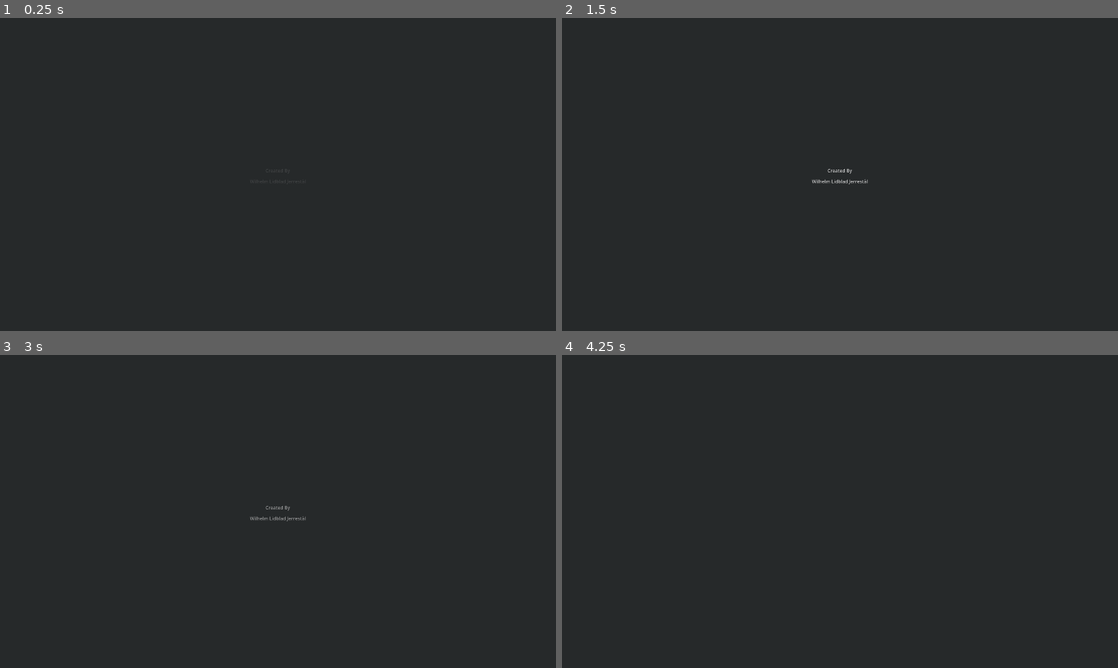
Above: before the commit, frames 1-4 (two rows, left to right).
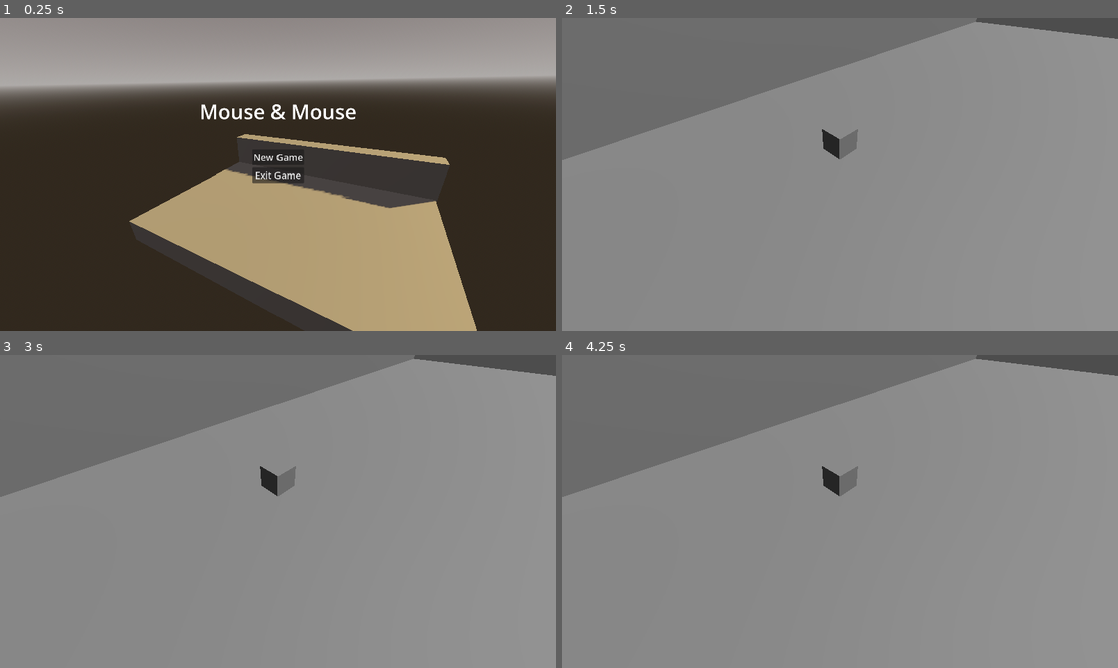
Above: after the commit, the same moments.

Repository: wi1helm/Mouse-Mouse
Game: Godot game, scene res://core/Main.tscn
Two runs of this game, one before a commit and one after it. Both use one fixed random seed, a clock stepped at 60 frames per second and the inputs below.
Inputs (mouse positions are in pixels of both pictures, inside the frame that each line leads up to):
- Up to frame 1 (0.25 s): no input
- Up to frame 2 (1.5 s): click (840, 158) at 0.5 s, where only the run after the commit has a clickable "New Game"; tap Enter at 1.25 s
- Up to frame 3 (3 s): tap Space at 2 s; tap Enter at 2.75 s
- Up to frame 4 (4.25 s): tap Space at 3.5 s

The runs differ from the first frame. In frame 1, 48% of the frame differs, in the area x 0-100%, y 0-100%; in frame 2, 100%; in frame 3, 100%; in frame 4, 100%.

Commit message:
Add Main Menu, Refactor
Add Main Menu, Refactor Context and State

Diff:
--- a/core/Context.gd
+++ b/core/Context.gd
@@ -1,6 +1,8 @@
 class_name Context
 
-var id: String
-
-func _init(id: String) -> void:
-	self.id = id
+# A class (more like a struct) for holding static refrences to the node tree in main scene.
+# Due to the State Class not extending node getting nodes by $UI or $World/Levels is not possible.
+var ui_layer: CanvasLayer
+var levels: Node3D
+var entities: Node3D
+var effects: Node3D
--- a/core/Main.gd
+++ b/core/Main.gd
@@ -1,34 +1,30 @@
+# Main.gd — stays exactly this slim, forever
 extends Node
 
 var current_state: State = null
+var context: Context = Context.new()
 
 func _ready() -> void:
-	# get the ui node using string refrence
-	var ui_node: CanvasLayer = $UI
-	if (ui_node == null): return
+	context.ui_layer = $UI
+	context.levels = $World/Levels
+	context.entities = $World/Entities
+	context.effects = $World/Effects
 
-	# Create the context structure using our target layer
-	# Pass the configured context directly into our starting state
-	current_state = StartState.new(StartContext.new(ui_node))
-	if (current_state == null): return
-
-	# Initialize our newly created state loop
+	#current_state = StartState.new(context)
+	current_state = MainMenuState.new(context)
 	current_state.enter()
 
 func _process(delta: float) -> void:
-	# if no state do nothing. (exit the program i guess)
-	if (current_state == null):
+	if current_state == null:
 		get_tree().quit()
 		return
 
-	# run the state process.
 	current_state.process(delta)
-	# return early if current state should stay to next frame
-	if (!current_state.should_exit): return
+	if not current_state.should_exit:
+		return
 
-	# get new state and enter if not null
 	var new_state: State = current_state.exit()
-
 	current_state = new_state
-	if (new_state == null): return
+	if new_state == null:
+		return
 	current_state.enter()
--- a/core/State.gd
+++ b/core/State.gd
@@ -13,3 +13,10 @@
 
 func exit() -> State:
 	return null
+
+# Returns true if value is null. Logs + flags should_exit if not.
+func is_null(value: Object, message: String) -> bool:
+	if value == null:
+		push_error(message)
+		should_exit = true
+	return value == null
--- /dev/null
+++ b/core/menu/MainMenuBackground.tscn
@@ -0,0 +1,37 @@
+[gd_scene format=3 uid="uid://cbxp77gh5a46k"]
+
+[sub_resource type="ProceduralSkyMaterial" id="ProceduralSkyMaterial_a6ckl"]
+sky_top_color = Color(0.47467363, 0.43946105, 0.43656287, 1)
+sky_horizon_color = Color(0.685058, 0.66850483, 0.6587802, 1)
+ground_horizon_color = Color(0.685058, 0.66850483, 0.6587802, 1)
+
+[sub_resource type="Sky" id="Sky_pag55"]
+sky_material = SubResource("ProceduralSkyMaterial_a6ckl")
+
+[sub_resource type="Environment" id="Environment_p5wqi"]
+background_mode = 2
+sky = SubResource("Sky_pag55")
+glow_enabled = true
+
+[node name="MainMenu" type="Node3D" unique_id=420263384]
+
+[node name="DirectionalLight3D" type="DirectionalLight3D" parent="." unique_id=7466660]
+transform = Transform3D(-0.64278764, -0.4093376, 0.64750814, 0, 0.8452619, 0.5343523, -0.76604444, 0.34347504, -0.5433239, 0, 0, 0)
+light_color = Color(0.9732651, 0.828683, 0.48404884, 1)
+shadow_enabled = true
+
+[node name="WorldEnvironment" type="WorldEnvironment" parent="." unique_id=2096694837]
+environment = SubResource("Environment_p5wqi")
+
+[node name="Room" type="CSGCombiner3D" parent="." unique_id=1617033719]
+
+[node name="Floor" type="CSGBox3D" parent="Room" unique_id=1701715411]
+transform = Transform3D(1, 0, 0, 0, 1, 0, 0, 0, 1, -1.1242676, 0, -0.8095169)
+size = Vector3(11.594238, 1, 9.926102)
+
+[node name="CSGBox3D" type="CSGBox3D" parent="Room" unique_id=439484721]
+transform = Transform3D(1, 0, 0, 0, 1, 0, 0, 0, 1, -1.0936279, 1.3578968, -3.9067974)
+size = Vector3(11.656982, 1.8769531, 1)
+
+[node name="Camera3D" type="Camera3D" parent="." unique_id=425209179]
+transform = Transform3D(0.88438874, -0.1815884, 0.4299794, -0.017152114, 0.9079516, 0.4187239, -0.46643582, -0.37768972, 0.7998675, 1.9920301, 5.7860346, 7.366373)
--- /dev/null
+++ b/core/menu/MainMenuState.gd
@@ -0,0 +1,57 @@
+class_name MainMenuState
+extends State
+
+const MENU_BACKGROUND_SCENE = preload("res://core/menu/MainMenuBackground.tscn")
+const MENU_UI_SCENE = preload("res://core/menu/MainMenuUI.tscn")
+
+# The next state to enter when this state exits
+var next_state: State = null
+var context: Context = null
+
+# Scene instances of background and UI
+var background_instance: Node3D = null
+var ui_instance: Control = null
+
+# Menu Buttons
+var new_game_button: Button = null
+var exit_game_button: Button = null
+
+func _init(context: Context) -> void:
+	self.context = context
+
+func enter() -> void:
+	if is_null(context, "MainMenuState: cannot enter, context is null"): return
+
+	self.background_instance = MENU_BACKGROUND_SCENE.instantiate() as Node3D
+	if is_null(background_instance, "MainMenuState: failed to instantiate MENU_BACKGROUND_SCENE"): return
+	context.levels.add_child(background_instance)
+
+	self.ui_instance = MENU_UI_SCENE.instantiate() as Control
+	if is_null(ui_instance, "MainMenuState: failed to instantiate MENU_UI_SCENE"): return
+	context.ui_layer.add_child(ui_instance)
+
+	self.new_game_button = ui_instance.get_node_or_null("NewGame")
+	if is_null(new_game_button, "MainMenuState: Button node named \"NewGame\" does not exist"): return
+	# Connect the button press to a function
+	new_game_button.pressed.connect(_on_new_game_pressed)
+
+	self.exit_game_button = ui_instance.get_node_or_null("ExitGame")
+	if is_null(exit_game_button, "MainMenuState: Button node named \"ExitGame\" does not exist"): return
+	# Connect the button press to a function
+	exit_game_button.pressed.connect(_on_exit_game_pressed)
+func process(_delta: float) -> void:
+	pass
+
+func exit() -> State:
+	if (background_instance != null): background_instance.queue_free()
+	if (ui_instance != null): ui_instance.queue_free()
+	return next_state
+
+
+func _on_new_game_pressed() -> void:
+	self.next_state = DebugState.new(context)
+	should_exit = true
+
+func _on_exit_game_pressed() -> void:
+	self.next_state = null
+	should_exit = true
--- /dev/null
+++ b/core/menu/MainMenuUI.tscn
@@ -0,0 +1,57 @@
+[gd_scene format=3 uid="uid://dlgtlsseexlyc"]
+
+[node name="MainMenuUi" type="Control" unique_id=731068609]
+layout_mode = 3
+anchors_preset = 15
+anchor_right = 1.0
+anchor_bottom = 1.0
+grow_horizontal = 2
+grow_vertical = 2
+
+[node name="ExitGame" type="Button" parent="." unique_id=2123607571]
+layout_mode = 1
+anchors_preset = 8
+anchor_left = 0.5
+anchor_top = 0.5
+anchor_right = 0.5
+anchor_bottom = 0.5
+offset_left = -88.5
+offset_top = -24.5
+offset_right = 88.5
+offset_bottom = 28.5
+grow_horizontal = 2
+grow_vertical = 2
+theme_override_font_sizes/font_size = 32
+text = "Exit Game"
+
+[node name="NewGame" type="Button" parent="." unique_id=272373520]
+layout_mode = 1
+anchors_preset = 8
+anchor_left = 0.5
+anchor_top = 0.5
+anchor_right = 0.5
+anchor_bottom = 0.5
+offset_left = -88.5
+offset_top = -85.5
+offset_right = 88.5
+offset_bottom = -32.5
+grow_horizontal = 2
+grow_vertical = 2
+theme_override_font_sizes/font_size = 32
+text = "New Game"
+
+[node name="Label" type="Label" parent="." unique_id=749619202]
+layout_mode = 1
+anchors_preset = 8
+anchor_left = 0.5
+anchor_top = 0.5
+anchor_right = 0.5
+anchor_bottom = 0.5
+offset_left = -270.0
+offset_top = -265.0
+offset_right = 270.0
+offset_bottom = -169.0
+grow_horizontal = 2
+grow_vertical = 2
+theme_override_font_sizes/font_size = 70
+text = "Mouse & Mouse"
--- a/core/start/StartContext.gd
+++ /dev/null
@@ -1,11 +0,0 @@
-class_name StartContext
-extends Context
-
-var _ui_layer: CanvasLayer
-
-func _init(ui_layer: CanvasLayer) -> void:
-	super(String("StartContext"))
-	_ui_layer = ui_layer
-
-func get_ui_layer() -> CanvasLayer:
-	return _ui_layer
--- a/core/start/StartScreen.tscn
+++ b/core/start/StartScreen.tscn
@@ -81,7 +81,7 @@
 anchor_bottom = 1.0
 grow_horizontal = 2
 grow_vertical = 2
-color = Color(0.15122095, 0.16020396, 0.16547003, 1)
+color = Color(0.1487391, 0.15642977, 0.16027501, 1)
 
 [node name="Credits" type="VBoxContainer" parent="." unique_id=1183368236]
 modulate = Color(1, 1, 1, 0)
--- a/core/start/StartState.gd
+++ b/core/start/StartState.gd
@@ -1,22 +1,16 @@
 class_name StartState
 extends State
 
-# Hardcoded path to your screen scene so it can be loaded on demand
+# Hardcoded path to scene so it can be loaded on demand
 const START_SCREEN_SCENE = preload("res://core/start/StartScreen.tscn")
 
 var screen_instance: Control = null
 var animation_player: AnimationPlayer = null
-var ui_layer: CanvasLayer = null
+var context: Context = null
 
 func _init(context: Context) -> void:
-	if context == null: return
-
-	# Convert (cast) the generic Context into a StartContext
-	var start_context: StartContext = context as StartContext
-	if start_context == null: return
-
-	# Use your getter to pull out the UI Layer safely
-	self.ui_layer = start_context.get_ui_layer()
+	if (context == null): return
+	self.context = context;
 
 func enter() -> void:
 	# Load the start scene
@@ -26,7 +20,7 @@
 		return
 
 	# Add start screen to ui layer
-	ui_layer.add_child(screen_instance)
+	context.ui_layer.add_child(screen_instance)
 
 	# Get the animator
 	animation_player = screen_instance.get_node_or_null("AnimationPlayer")
@@ -69,4 +63,4 @@
 	# Clean up and free the instantiated scene when moving away from this state
 	if (screen_instance != null):
 		screen_instance.queue_free()
-	return null
+	return MainMenuState.new(self.context)
--- /dev/null
+++ b/debug/DebugState.gd
@@ -0,0 +1,34 @@
+class_name DebugState
+extends State
+
+const TEST_LEVEL_SCENE = preload("res://debug/Test.tscn")
+const PLAYER_SCENE = preload("res://player/Player.tscn")
+
+var context: Context = null
+var level_instance: Level = null
+var player_instance: Player = null
+
+func _init(game_context: Context) -> void:
+	context = game_context
+
+func enter() -> void:
+	if is_null(context, "DebugState: context is null"): return
+
+	level_instance = TEST_LEVEL_SCENE.instantiate() as Level
+	if is_null(level_instance, "DebugState: failed to instantiate TEST_LEVEL_SCENE"): return
+	context.levels.add_child(level_instance)
+
+	player_instance = PLAYER_SCENE.instantiate() as Player
+	if is_null(player_instance, "DebugState: failed to instantiate PLAYER_SCENE"): return
+	context.entities.add_child(player_instance)
+	player_instance.teleport(level_instance.get_player_spawn_pos())
+
+func process(_delta: float) -> void:
+	pass
+
+func exit() -> State:
+	if level_instance != null:
+		level_instance.queue_free()
+	if player_instance != null:
+		player_instance.queue_free()
+	return null
--- a/levels/Test.tscn
+++ b/debug/Test.tscn
@@ -1,6 +1,6 @@
 [gd_scene format=3 uid="uid://djl5r670gxnri"]
 
-[ext_resource type="Script" uid="uid://df5al4bcwjjm3" path="res://levels/Test.gd" id="1_4krm5"]
+[ext_resource type="Script" uid="uid://df5al4bcwjjm3" path="res://debug/Test.gd" id="1_4krm5"]
 
 [sub_resource type="Environment" id="Environment_o43f5"]
 
--- a/icon.svg
+++ /dev/null
@@ -1 +0,0 @@
-<svg xmlns="http://www.w3.org/2000/svg" width="128" height="128"><rect width="124" height="124" x="2" y="2" fill="#363d52" stroke="#212532" stroke-width="4" rx="14"/><g fill="#fff" transform="translate(12.322 12.322)scale(.101)"><path d="M105 673v33q407 354 814 0v-33z"/><path fill="#478cbf" d="m105 673 152 14q12 1 15 14l4 67 132 10 8-61q2-11 15-15h162q13 4 15 15l8 61 132-10 4-67q3-13 15-14l152-14V427q30-39 56-81-35-59-83-108-43 20-82 47-40-37-88-64 7-51 8-102-59-28-123-42-26 43-46 89-49-7-98 0-20-46-46-89-64 14-123 42 1 51 8 102-48 27-88 64-39-27-82-47-48 49-83 108 26 42 56 81zm0 33v39c0 276 813 276 814 0v-39l-134 12-5 69q-2 10-14 13l-162 11q-12 0-16-11l-10-65H446l-10 65q-4 11-16 11l-162-11q-12-3-14-13l-5-69z"/><path d="M483 600c0 34 58 34 58 0v-86c0-34-58-34-58 0z"/><circle cx="725" cy="526" r="90"/><circle cx="299" cy="526" r="90"/></g><g fill="#414042" transform="translate(12.322 12.322)scale(.101)"><circle cx="307" cy="532" r="60"/><circle cx="717" cy="532" r="60"/></g></svg>
--- a/project.godot
+++ b/project.godot
@@ -14,7 +14,7 @@
 config/version="0.0.0-dev"
 run/main_scene="uid://c57my6300j50h"
 config/features=PackedStringArray("4.7", "Forward Plus")
-config/icon="res://icon.svg"
+boot_splash/show_image=false
 boot_splash/minimum_display_time=500
 
 [debug]
Not shown, added: core/menu/MainMenuState.gd.uid
Not shown, removed: core/start/StartContext.gd.uid
Not shown, added: debug/DebugState.gd.uid
Renamed: levels/Test.gd -> debug/Test.gd
Renamed: levels/Test.gd.uid -> debug/Test.gd.uid
Not shown, removed: icon.svg.import
